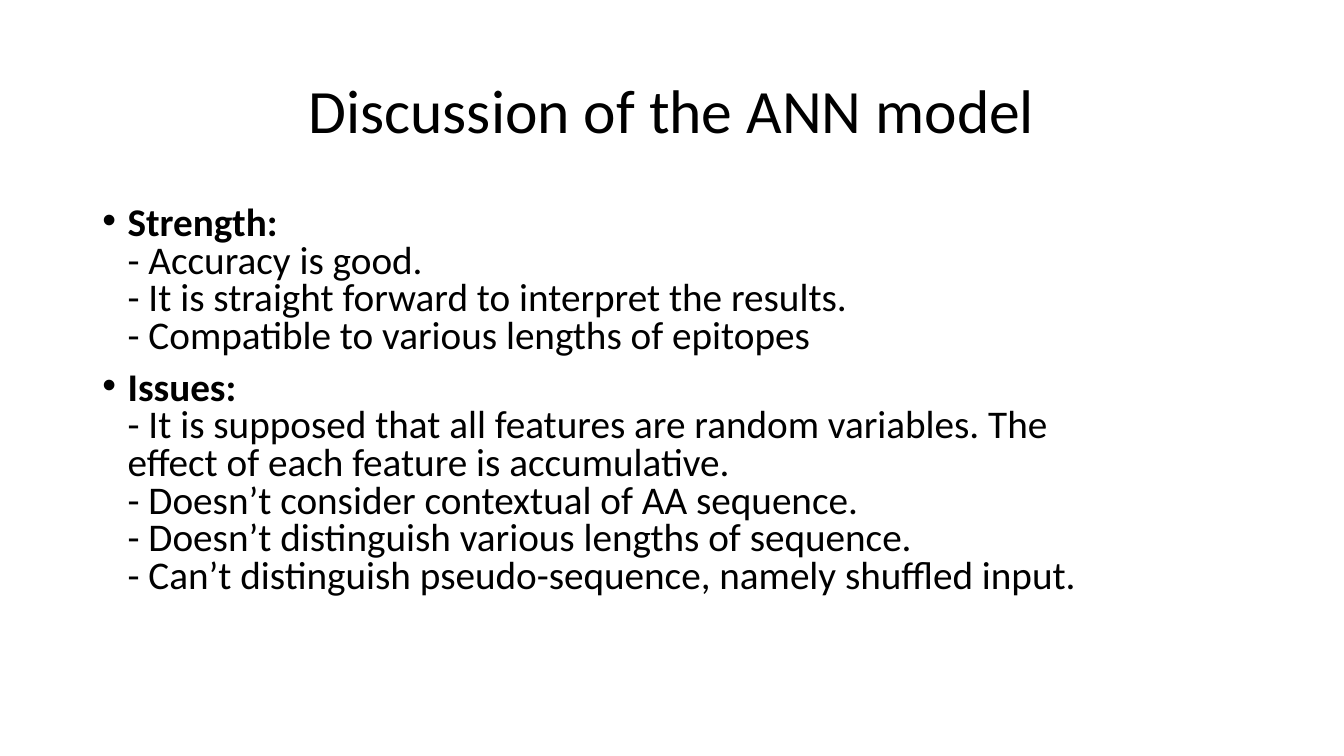
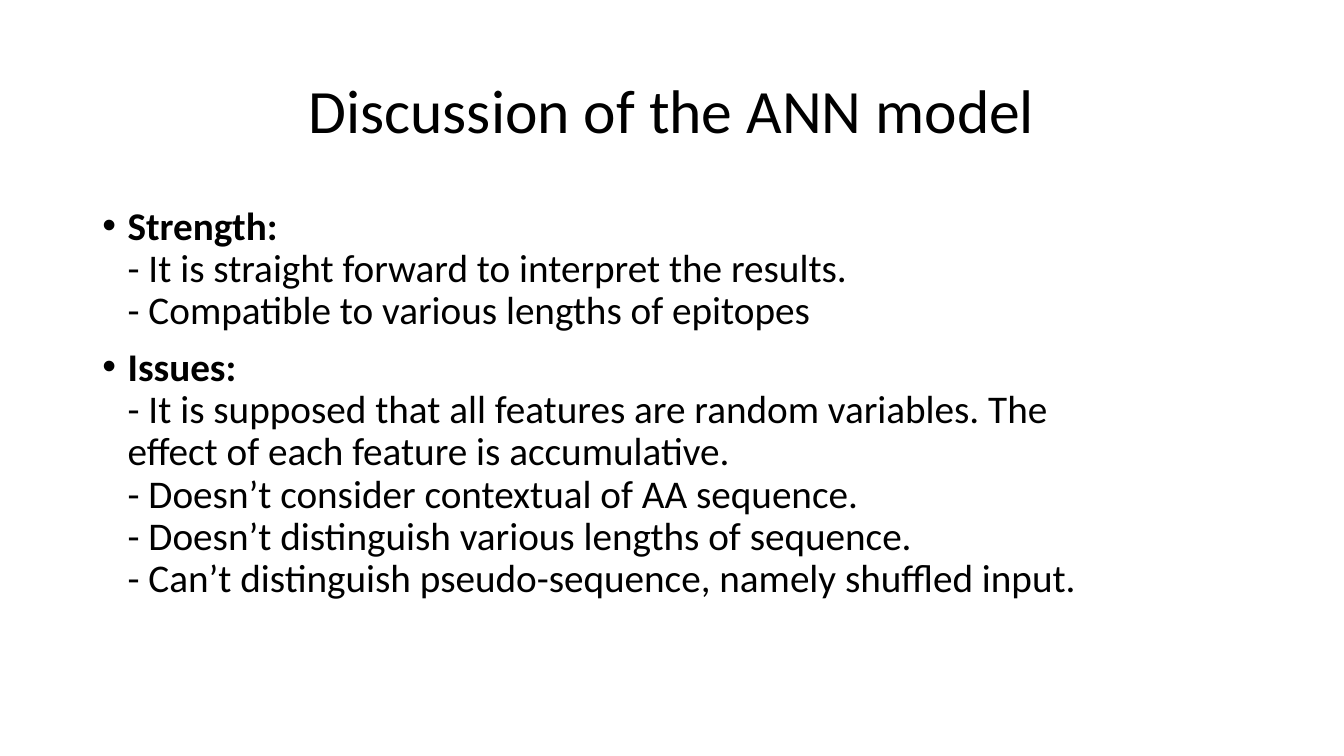
Before and after one commit to Tiezhengyuan/ml_epitope, a slide deck: slide 15 of cases/Epitope_Prediction_TiezhengYuan.pptx. Drawn at 1344x756 pixels with LibreOffice and Linux fonts; fonts in the diff are those of the drawing. Boxes give left, top, right and bottom in pixels: in the first picture for what was removed or moved away, otherwise in the second. Text is boxed around its words. In the diff, an @@ line names an element or a change of style, - is before the commit and + after.

```diff
--- a/cases/Epitope_Prediction_TiezhengYuan.pptx
+++ b/cases/Epitope_Prediction_TiezhengYuan.pptx
@@ text at (128, 212, 847, 331): text changed @@
-• Strength:
-  - Accuracy is good.
-  - It is straight forward to interpret the results.
-  - Compatible to various lengths of epitopes
+• Strength:
+  - It is straight forward to interpret the results.
+  - Compatible to various lengths of epitopes
@@ text at (128, 355, 1076, 599): line spacing 0.8 to 0.9 @@
```
Also in this commit, not shown: 10 other slides changed, 1 slide added, 2 slides removed, 2 other files.
